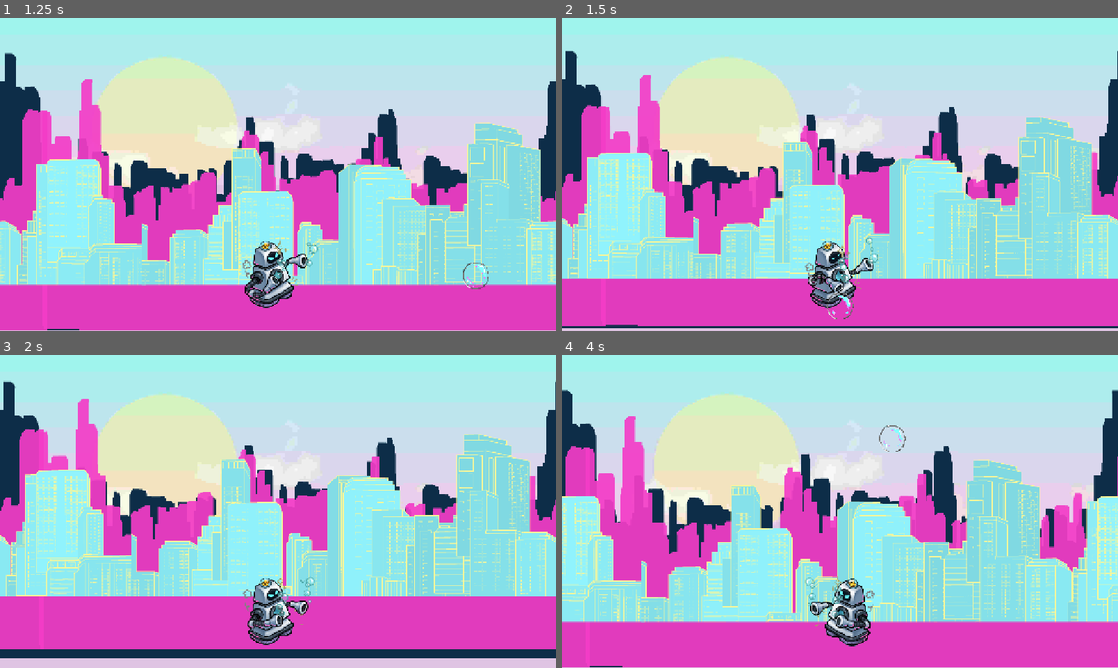
Above: before the commit, frames 1-4 (two rows, left to right).
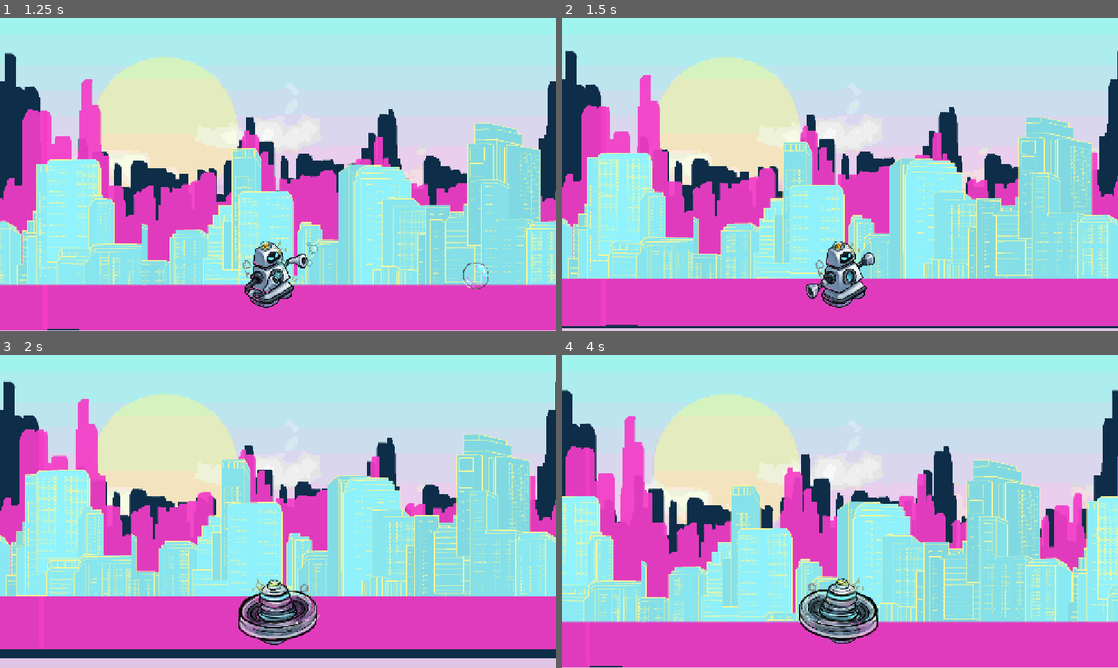
Above: after the commit, the same moments.

Repository: asdrome/bubbletron
Game: Godot game, scene res://Escenas/Dia.tscn
The game is run twice, just before and just after one commit, with the same random seed, the same clock (stepped at 60 frames per second) and the same inputs.
Inputs (mouse positions are in pixels of both pictures, inside the frame that each line leads up to):
- Up to frame 1 (1.25 s): move the mouse to (400, 158) at 0.52 s; press the mouse at (400, 158) at 0.53 s; hold D (right) from 0.53 s (still down)
- Up to frame 2 (1.5 s): move the mouse to (728, 190) at 1.27 s; release D (right) at 1.28 s; release the mouse at (728, 190) at 1.28 s; hold S (down) from 1.28 s (still down); tap Shift (spin, bound only after the commit) at 1.35 s
- Up to frame 3 (2 s): keep holding S (down)
- Up to frame 4 (4 s): move the mouse to (895, 442) at 2.02 s; release S (down) at 2.03 s; hold D (right) 2.03-2.78 s; hold Space (spin, bound only before the commit) 2.03-2.78 s; move the mouse to (812, 574) at 2.77 s; hold W (up) 2.78-3.53 s; click (812, 574) at 2.85 s; move the mouse to (1006, 558) at 3.52 s; hold A (left) from 3.53 s (still down); hold Shift (spin, bound only after the commit) from 3.53 s (still down)

Frame 1 is identical in both runs. In frame 2, 1.8% of the frame differs, in the area x 43-57%, y 70-97%; in frame 3, 2.1%; in frame 4, 2.2%, in the area x 42-62%, y 22-94%.

Commit message:
Cambios inputs

Diff:
--- a/project.godot
+++ b/project.godot
@@ -49,13 +49,13 @@
 }
 spin={
 "deadzone": 0.2,
-"events": [Object(InputEventKey,"resource_local_to_scene":fa …(140 unchanged characters)… d":false,"keycode":0,"physical_keycode":32,"key_label":0,"unicode":32,"location":0,"echo":false,"script":null)
+"events": [Object(InputEventKey,"resource_local_to_scene":fa …(140 unchanged characters)… d":false,"keycode":0,"physical_keycode":4194325,"key_label":0,"unicode":0,"location":0,"echo":false,"script":null)
 ]
 }
 shoot={
 "deadzone": 0.2,
 "events": [Object(InputEventMouseButton,"resource_local_to_scene":false,"resource_name":"","device":-1,"window_id":0,"a …(253 unchanged characters)…
-, Object(InputEventKey,"resource_local_to_scene":false,"reso …(131 unchanged characters)… d":false,"keycode":0,"physical_keycode":4194325,"key_label":0,"unicode":0,"location":0,"echo":false,"script":null)
+, Object(InputEventKey,"resource_local_to_scene":false,"reso …(131 unchanged characters)… d":false,"keycode":0,"physical_keycode":32,"key_label":0,"unicode":32,"location":0,"echo":false,"script":null)
 ]
 }
 
